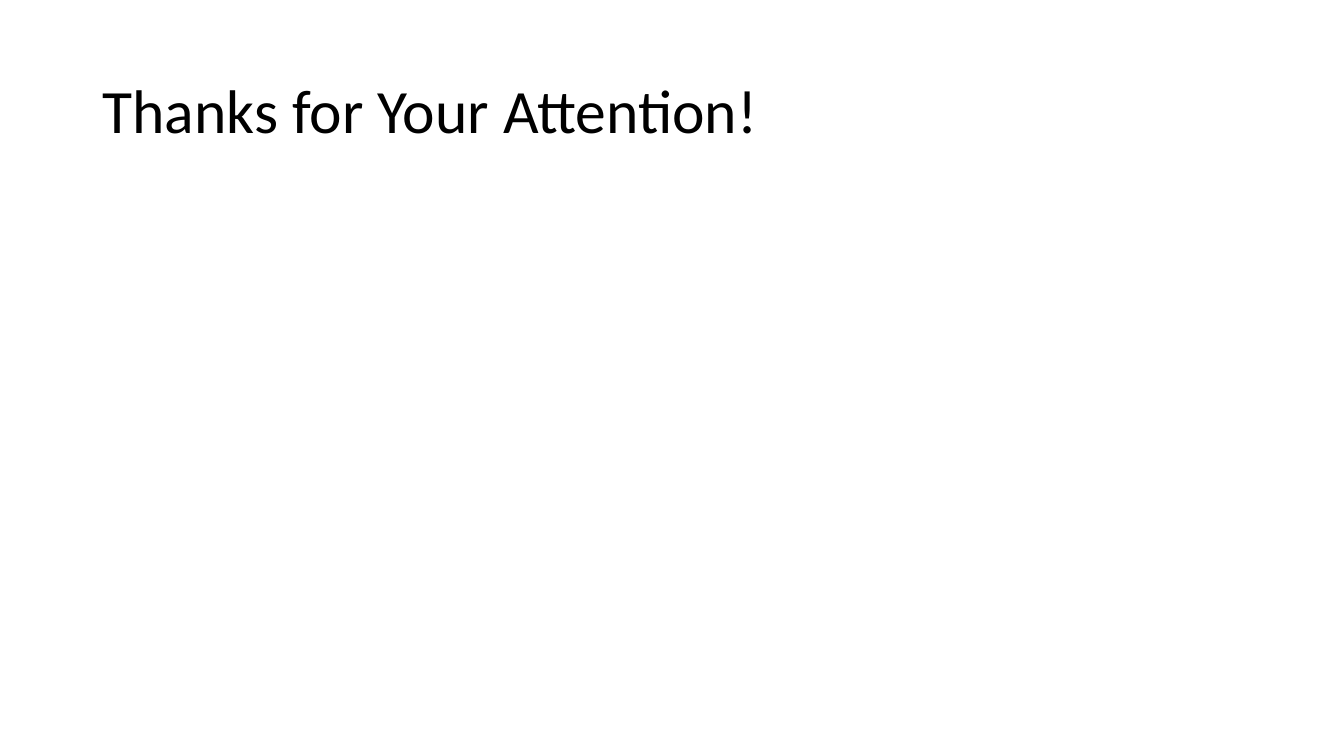
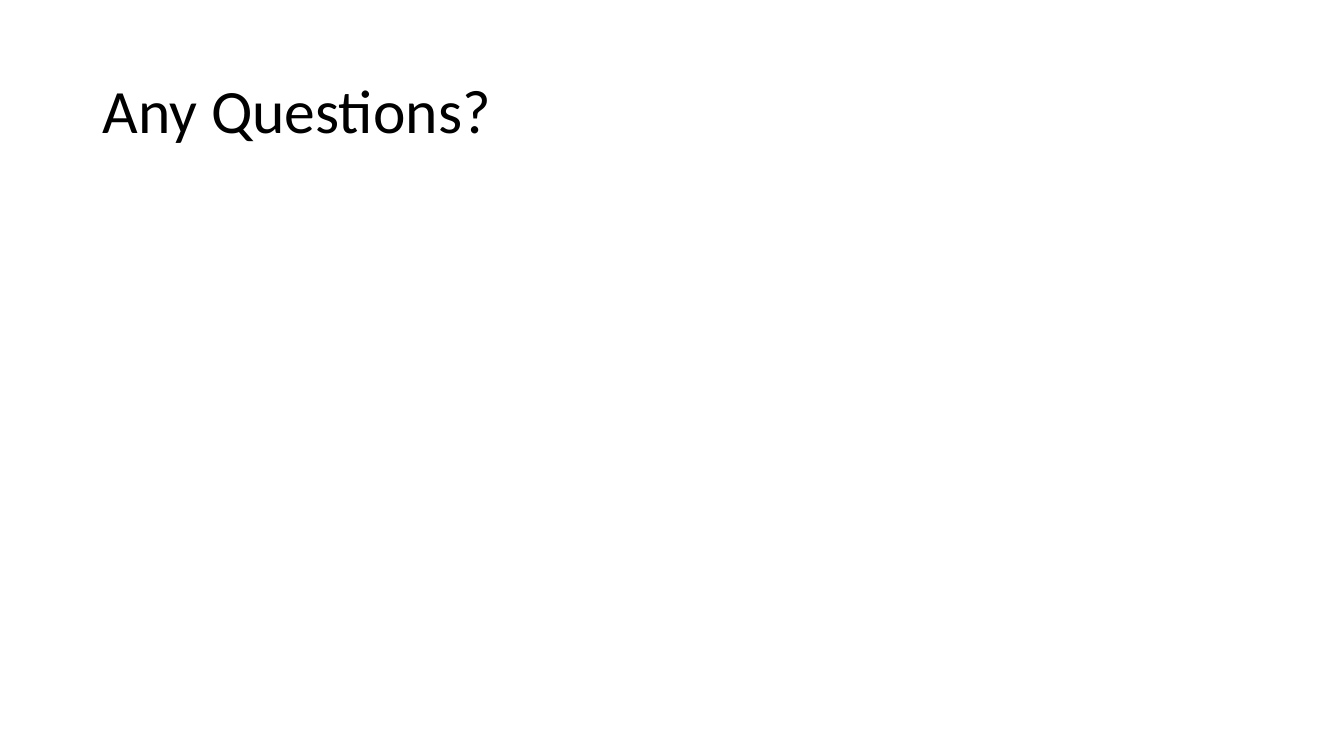
Before and after one commit to chriswjh/chriswjh.github.io, a slide deck: slide 9 of BDA_IFM/HW1.pptx. Drawn at 1344x756 pixels with LibreOffice and Linux fonts; fonts in the diff are those of the drawing. Boxes give left, top, right and bottom in pixels: in the first picture for what was removed or moved away, otherwise in the second. Text is boxed around its words. In the diff, an @@ line names an element or a change of style, - is before the commit and + after.

```diff
--- a/BDA_IFM/HW1.pptx
+++ b/BDA_IFM/HW1.pptx
@@ title at (x1=102, y1=90, x2=490, y2=143): text changed @@
-Thanks for Your Attention!
+Any Questions?
```
Also in this commit, not shown: 4 other slides changed, 4 other files.
